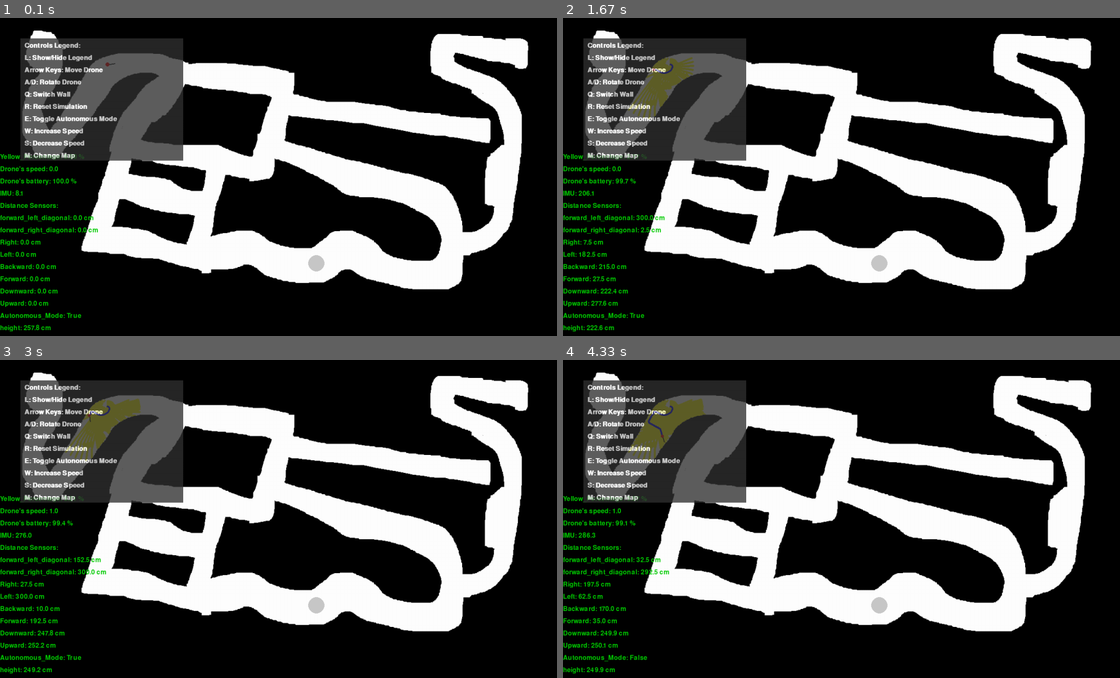
Above: before the commit, frames 1-4 (two rows, left to right).
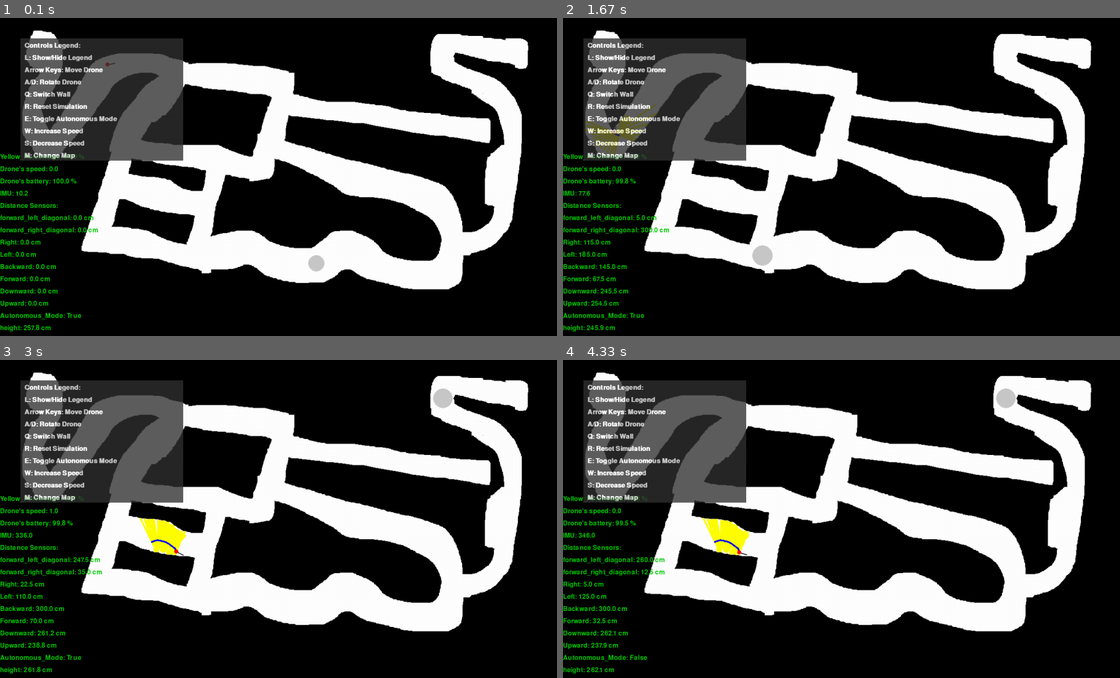
Above: after the commit, the same moments.

Repository: Raz-Saad/Autonomous_Robotics_Final_Project
Game: pygame game, started from src/Main_Pygame.py
The game is run twice, just before and just after one commit, with the same random seed, the same clock (stepped at 60 frames per second) and the same inputs.
Inputs:
- Up to frame 1 (0.1 s): no input
- Up to frame 2 (1.67 s): tap 1 at 0.33 s; hold Right 0.67-1.13 s; tap E at 1.17, 1.65 s; hold Up from 1.5 s (still down)
- Up to frame 3 (3 s): release Up at 1.8 s; hold Right 1.83-2.3 s; hold Left 2.33-2.87 s; hold Down from 2.9 s (still down)
- Up to frame 4 (4.33 s): tap E at 3.05 s; release Down at 3.2 s; hold Left 3.23-3.63 s; hold Up 3.67-4.03 s

The runs differ from the first frame. In frame 1, less than 0.1% of the frame differs, in the area x 2-21%, y 13-56%; in frame 2, 2.1%; in frame 3, 2.3%; in frame 4, 2.5%, in the area x 2-82%, y 8-99%.

Commit message:
Adjust PID values and updated angles of diagonal sensors

Diff:
--- a/src/DistanceSensor.py
+++ b/src/DistanceSensor.py
@@ -14,8 +14,8 @@
             "backward": 180,
             "leftward": 270,
             "rightward": 90,
-            "forward_right_diagonal": 45,
-            "forward_left_diagonal": 315
+            "forward_right_diagonal": 30,
+            "forward_left_diagonal": 330
         }
 
         dx = math.cos(math.radians(drone_orientation + directions[self.direction]))  # defind the x direction relatively to the drone's angle
--- a/src/Drone.py
+++ b/src/Drone.py
@@ -26,7 +26,7 @@
         self.desired_floor_distance = 100 # 100 px * 2.5 = 2.5 meters
 
         self.orientation_sensor = IMU() #the drone's angle, the drone is looking rightward, beginning at 0
-        self.pid_controller = PIDController(0.065, 0, 0.055, 5) #PIDController(0.07, 0, 0.05, 5)
+        self.pid_controller = PIDController(0.068, 0, 0.04, 5) #PIDController(0.07, 0, 0.05, 5)
         self.forward_pid_controller = PIDController(1.6,0, 0.03, 5)
         self.narrow_pid_controller = PIDController(0.03,0, 0.03, 5)
 
@@ -156,9 +156,9 @@
 
         # Calculate the error from the desired wall distance
         if not self.is_hugging_right: #self.leftward_distance_sensor.distance < 35:  # Detect the wall on the left side
-            error = -1 *(self.leftward_distance_sensor.distance - self.desired_wall_distance)
+            error = -1.2 *(self.leftward_distance_sensor.distance - self.desired_wall_distance)
         else:
-            error = self.rightward_distance_sensor.distance - self.desired_wall_distance
+            error = 1.2 * (self.rightward_distance_sensor.distance - self.desired_wall_distance)
 
         turnning_direction = -1 if self.is_hugging_right else 1
         # Calculate the left / right wall hugging correction using the PID controller
@@ -166,7 +166,7 @@
 
         # Calculate the correction for case the drone's front is getting too close to a wall
         #TODO: CHECK WHAT IS THE OPTIMAL DANGER DISTANCE
-        front_danger_distance = 40 *self.optical_flow_sensor.get_current_speed()
+        front_danger_distance = 50 *self.optical_flow_sensor.get_current_speed()
         if(self.forward_distance_sensor.distance >= front_danger_distance):
             forward_distance_error = 0
         else:
